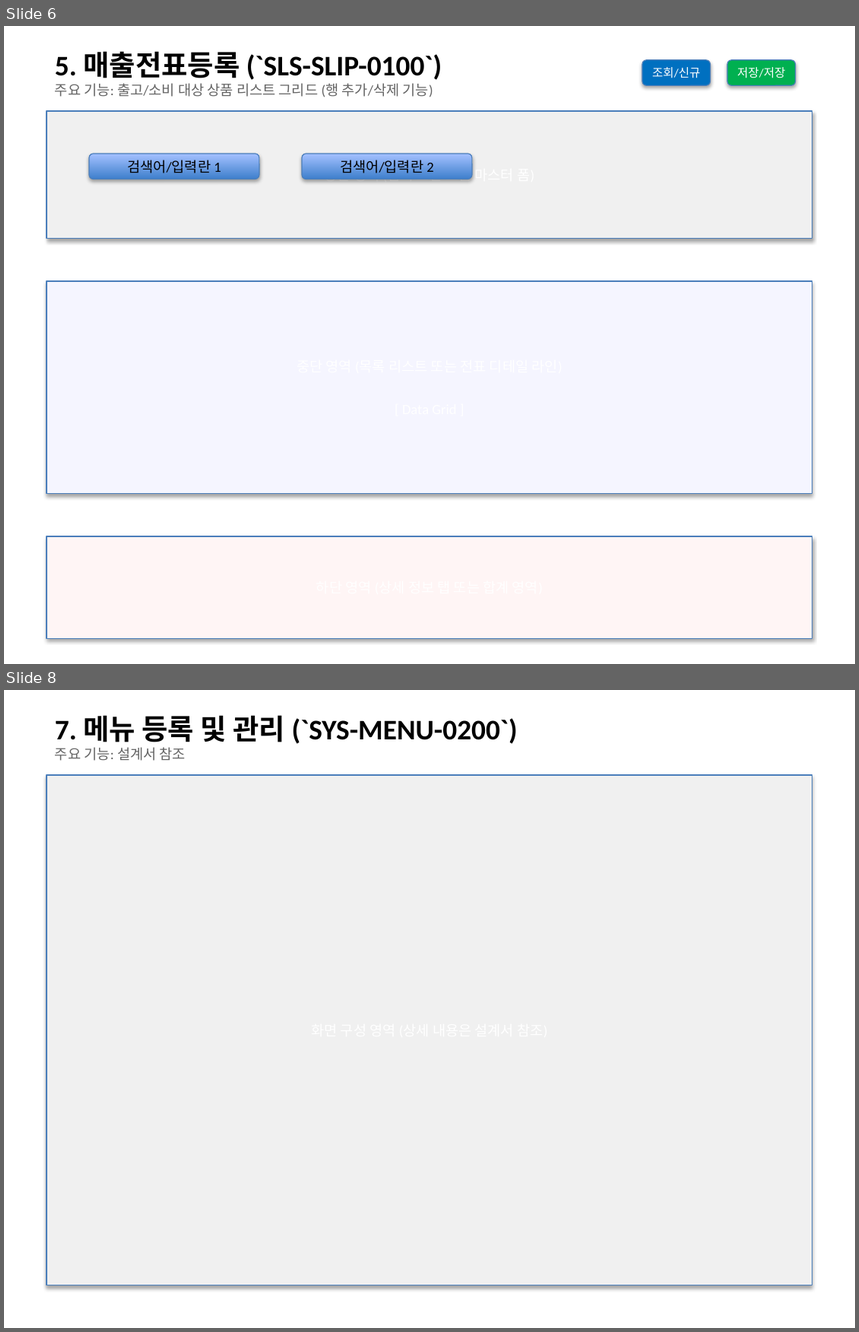
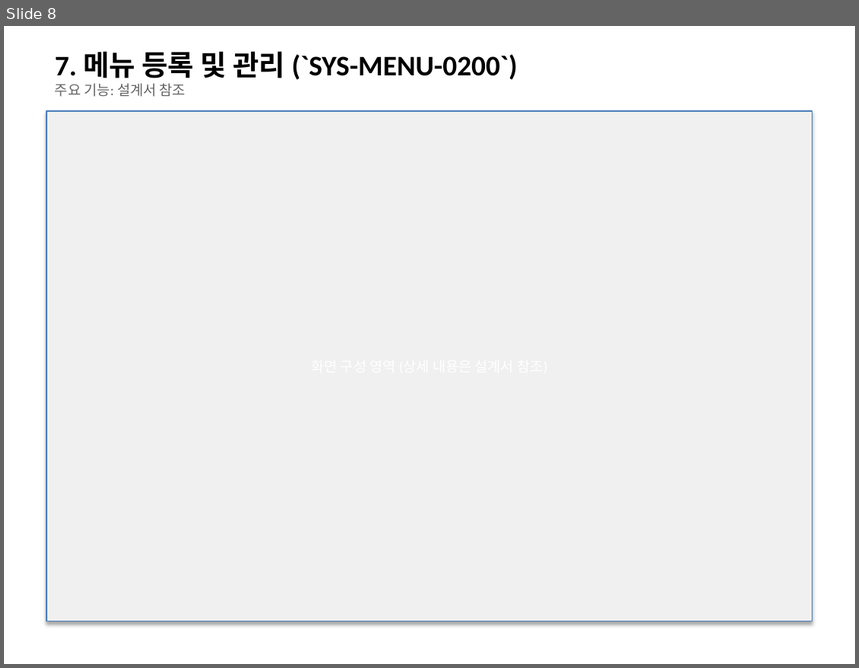
Before and after one commit to sooil-c/PSA-DOCS, a slide deck: 02_설계/화면정의서.pptx. Shown one above the other, each under a label of ours: slides 6 and 8 before the commit, slide 8 after it; the slides between them are not shown. The pictures are 859x1332 and 859x668 pixels, drawn with LibreOffice and Linux fonts; fonts in the diff are those of the drawing. Boxes give left, top, right and bottom in pixels: in the first picture for what was removed or moved away, otherwise in the second. Text is boxed around its words. In the diff, an @@ line names an element or a change of style, - is before the commit and + after.

```diff
--- a/02_설계/화면정의서.pptx
+++ b/02_설계/화면정의서.pptx
@@ slide 6 removed at (4, 26, 855, 664), background #FFFFFF @@
@@ text removed at (55, 51, 442, 80) @@
-5. 매출전표등록 (`SLS-SLIP-0100`)
@@ rounded rectangle removed at (642, 60, 711, 85) @@
-조회/신규
@@ rounded rectangle removed at (728, 60, 796, 85) @@
-저장/저장
@@ text removed at (55, 83, 433, 97) @@
-주요 기능: 출고/소비 대상 상품 리스트 그리드 (행 추가/삭제 기능)
@@ rectangle removed at (47, 111, 813, 239) @@
-상단 영역 (검색 조건 또는 마스터 폼)
@@ rounded rectangle removed at (89, 154, 259, 180) @@
-검색어/입력란 1
@@ rounded rectangle removed at (302, 154, 472, 180) @@
-검색어/입력란 2
@@ rectangle removed at (47, 281, 813, 494) @@
@@ rectangle removed at (47, 537, 813, 639) @@
```
Also in this commit, not shown: 5 slides changed, 3 slides added, 2 other slides removed, 2 other files.
